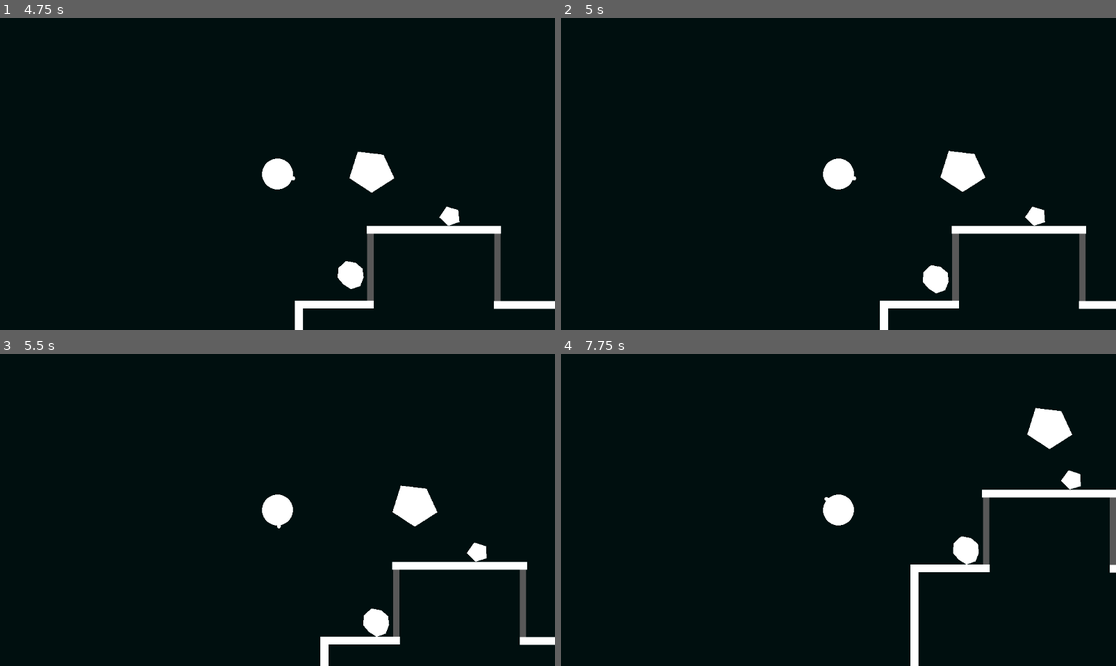
Above: before the commit, frames 1-4 (two rows, left to right).
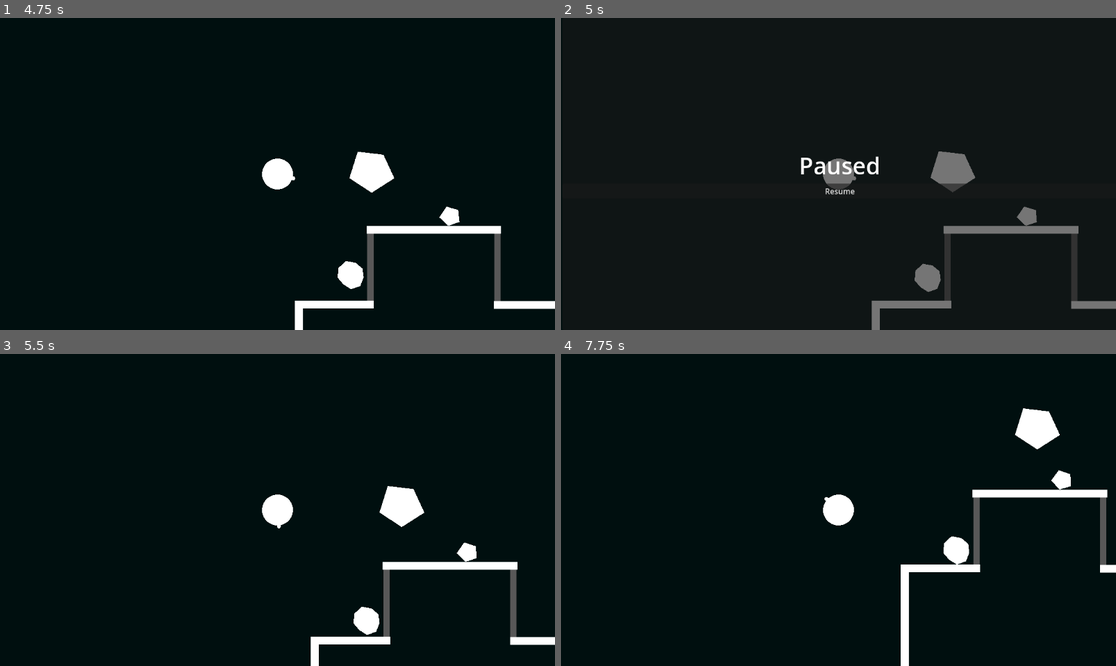
Above: after the commit, the same moments.

Repository: Burger-Bois/ld58
Game: Godot game, scene res://src/main.tscn
Same seed, same stepped clock (60 frames per second), same inputs: the game is played once before the commit and once after it.
Inputs (mouse positions are in pixels of both pictures, inside the frame that each line leads up to):
- Up to frame 1 (4.75 s): click "Start" at 0.5 s; move the mouse to (399, 158) at 1.27 s; hold D (player_move_right) 1.28-2.03 s; click (399, 158) at 1.35 s; move the mouse to (166, 189) at 2.02 s; hold S (player_move_down) 2.03-2.78 s; click (166, 189) at 2.1 s; move the mouse to (333, 105) at 2.77 s; hold D (player_move_right) 2.78-3.53 s; click (333, 105) at 2.85 s; move the mouse to (249, 236) at 3.52 s; hold W (player_move_up) 3.53-4.28 s; click (249, 236) at 3.6 s; move the mouse to (444, 220) at 4.27 s; hold A (player_move_left) from 4.28 s (still down); click (444, 220) at 4.35 s
- Up to frame 2 (5 s): keep holding A (player_move_left); tap Escape (pause, bound only after the commit) at 4.9 s
- Up to frame 3 (5.5 s): release A (player_move_left) at 5 s; click (277, 525) at 5 s, where only the run after the commit has a clickable "Resume"
- Up to frame 4 (7.75 s): move the mouse to (672, 463) at 5.77 s; hold A (player_move_left) 5.78-6.53 s; click (672, 463) at 5.85 s; move the mouse to (866, 510) at 6.52 s; hold S (player_move_down) 6.53-7.28 s; click (866, 510) at 6.6 s; move the mouse to (755, 432) at 7.27 s; hold D (player_move_right) from 7.28 s (still down); click (755, 432) at 7.35 s

Frame 1 is identical in both runs. In frame 2, 4.8% of the frame differs, in the area x 43-100%, y 42-100%; in frame 3, 2.5%; in frame 4, 3.2%.

Commit message:
feature: add pause menu

Diff:
--- a/project.godot
+++ b/project.godot
@@ -42,6 +42,11 @@
 "events": [Object(InputEventMouseButton,"resource_local_to_scene":false,"resource_name":"","device":-1,"window_id":0,"a …(253 unchanged characters)…
 ]
 }
+pause={
+"deadzone": 0.2,
+"events": [Object(InputEventKey,"resource_local_to_scene":false,"resource_name":"","device":-1,"window_id":0,"alt_pressed":false,"shift_pressed":false,"ctrl_pressed":false,"meta_pressed":false,"pressed":false,"keycode":0,"physical_keycode":4194305,"key_label":0,"unicode":0,"location":0,"echo":false,"script":null)
+]
+}
 
 [layer_names]
 
--- a/src/main.tscn
+++ b/src/main.tscn
@@ -4,6 +4,7 @@
 [ext_resource type="Script" uid="uid://dsphiwjjllxf7" path="res://src/main.gd" id="1_gh0ne"]
 
 [node name="Main" type="Node"]
+process_mode = 3
 script = ExtResource("1_gh0ne")
 
 [node name="MainMenu" parent="." instance=ExtResource("1_eewff")]
--- /dev/null
+++ b/src/stage/pauser.gd
@@ -0,0 +1,23 @@
+class_name Pauser
+extends Node
+
+@onready
+var pause_menu: PauseMenu = %PauseMenu
+
+var paused := false:
+	set=set_paused
+
+
+func _ready() -> void:
+	pause_menu.resume_pressed.connect(set_paused.bind(false))
+
+
+func _input(event: InputEvent) -> void:
+	if event.is_action_pressed('pause'):
+		paused = not paused
+
+
+func set_paused(new_paused: bool) -> void:
+	paused = new_paused
+	pause_menu.visible = paused
+	get_tree().paused = new_paused
--- a/src/stage/stage.tscn
+++ b/src/stage/stage.tscn
@@ -1,6 +1,9 @@
-[gd_scene load_steps=20 format=3 uid="uid://ctgo8mssfywbo"]
-
+[gd_scene load_steps=23 format=3 uid="uid://ctgo8mssfywbo"]
+
+[ext_resource type="Script" uid="uid://dgrcjobwm2kqq" path="res://src/stage/stage.gd" id="1_43xs6"]
 [ext_resource type="PackedScene" uid="uid://i241o52relhs" path="res://src/player/player.tscn" id="1_dnqew"]
+[ext_resource type="Script" uid="uid://b4vo3y4e5uvh1" path="res://src/stage/pauser.gd" id="2_j58fr"]
+[ext_resource type="PackedScene" uid="uid://c2aysul8xes3t" path="res://src/ui/pause_menu.tscn" id="3_43xs6"]
 [ext_resource type="PackedScene" uid="uid://di3ankhvi8xyx" path="res://src/object/random_object.tscn" id="3_78rax"]
 
 [sub_resource type="QuadMesh" id="QuadMesh_dnqew"]
@@ -46,7 +49,21 @@
 [sub_resource type="WorldBoundaryShape2D" id="WorldBoundaryShape2D_60fcs"]
 
 [node name="Stage" type="Node2D"]
-position = Vector2(3, 0)
+process_mode = 1
+script = ExtResource("1_43xs6")
+
+[node name="Pauser" type="Node" parent="."]
+process_mode = 3
+script = ExtResource("2_j58fr")
+
+[node name="UI" type="CanvasLayer" parent="."]
+
+[node name="PauseMenu" parent="UI" instance=ExtResource("3_43xs6")]
+unique_name_in_owner = true
+process_mode = 2
+visible = false
+offset_left = 3.0
+offset_right = 3.0
 
 [node name="Player" parent="." instance=ExtResource("1_dnqew")]
 position = Vector2(60, 63)
--- /dev/null
+++ b/src/ui/pause_menu.gd
@@ -0,0 +1,11 @@
+class_name PauseMenu
+extends Control
+
+signal resume_pressed()
+
+@onready
+var resume_button: Button = %ResumeButton
+
+
+func _ready() -> void:
+	resume_button.pressed.connect(resume_pressed.emit)
--- /dev/null
+++ b/src/ui/pause_menu.tscn
@@ -0,0 +1,35 @@
+[gd_scene load_steps=2 format=3 uid="uid://c2aysul8xes3t"]
+
+[ext_resource type="Script" uid="uid://dxdgsuwbhq2lr" path="res://src/ui/pause_menu.gd" id="1_yqfnv"]
+
+[node name="PauseMenu" type="Control"]
+layout_mode = 3
+anchors_preset = 15
+anchor_right = 1.0
+anchor_bottom = 1.0
+grow_horizontal = 2
+grow_vertical = 2
+script = ExtResource("1_yqfnv")
+
+[node name="PanelContainer" type="PanelContainer" parent="."]
+layout_mode = 1
+anchors_preset = 15
+anchor_right = 1.0
+anchor_bottom = 1.0
+grow_horizontal = 2
+grow_vertical = 2
+
+[node name="VBoxContainer" type="VBoxContainer" parent="PanelContainer"]
+layout_mode = 2
+alignment = 1
+
+[node name="Label" type="Label" parent="PanelContainer/VBoxContainer"]
+layout_mode = 2
+theme_override_font_sizes/font_size = 48
+text = "Paused"
+horizontal_alignment = 1
+
+[node name="ResumeButton" type="Button" parent="PanelContainer/VBoxContainer"]
+unique_name_in_owner = true
+layout_mode = 2
+text = "Resume"
Not shown, added: src/stage/pauser.gd.uid
Not shown, added: src/ui/pause_menu.gd.uid
